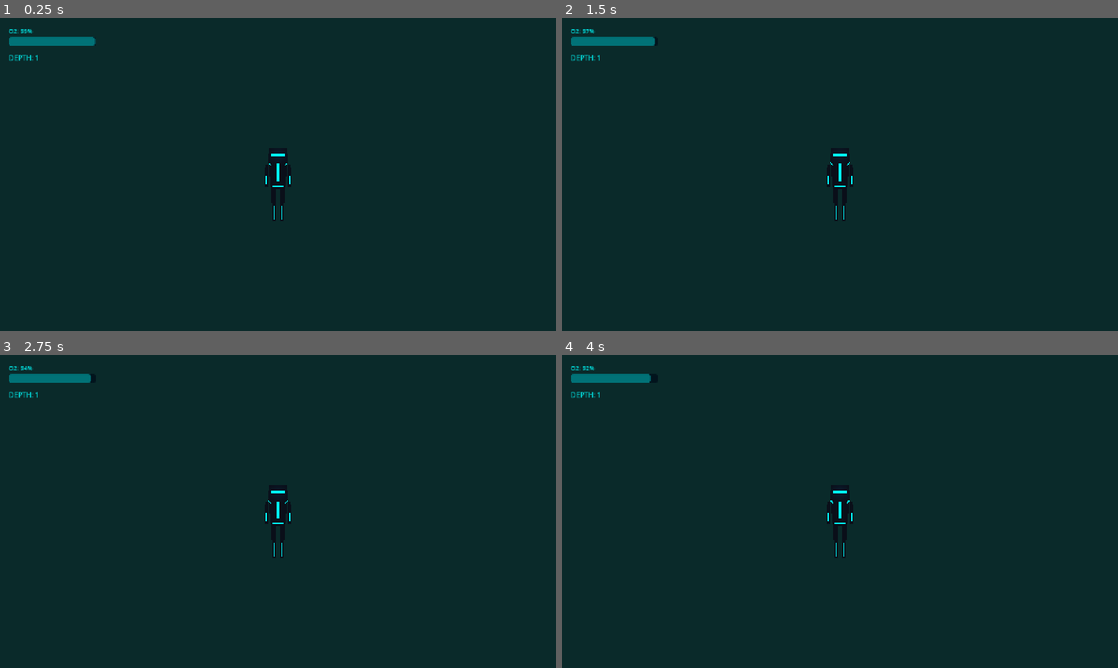
Above: before the commit, frames 1-4 (two rows, left to right).
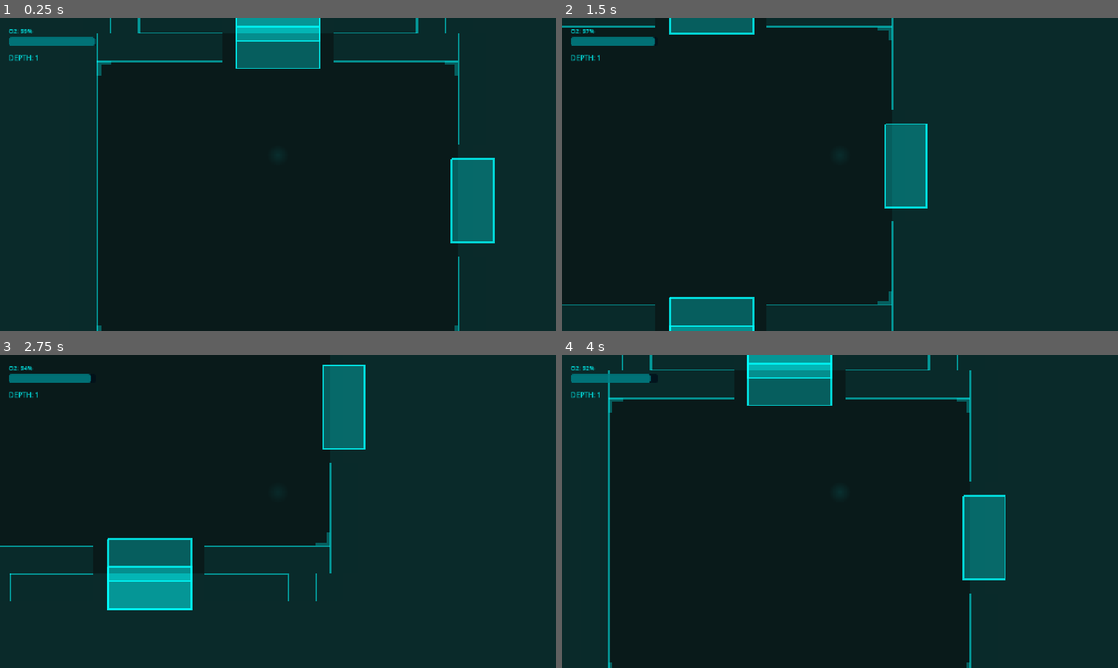
Above: after the commit, the same moments.

Repository: 00Clarity/salvage-theology
Game: Godot game, scene res://scenes/main.tscn
Same seed, same stepped clock (60 frames per second), same inputs: the game is played once before the commit and once after it.
Inputs:
- Up to frame 1 (0.25 s): no input
- Up to frame 2 (1.5 s): tap Enter at 0.5 s; hold D (move_right) 0.53-1.28 s; hold S (move_down) from 1.28 s (still down)
- Up to frame 3 (2.75 s): release S (move_down) at 2.03 s; hold D (move_right) from 2.03 s (still down)
- Up to frame 4 (4 s): tap Space at 2.75 s; release D (move_right) at 2.78 s; hold W (move_up) 2.78-3.53 s; hold A (move_left) from 3.53 s (still down)

The runs differ from the first frame. In frame 1, 5.7% of the frame differs, in the area x 17-89%, y 0-100%; in frame 2, 5.4%; in frame 3, 6.3%, in the area x 0-66%, y 3-82%; in frame 4, 5.8%.
Error before the commit: Parse Error: Cannot infer the type of "side_pos" variable because the value doesn't have a set type. (res://scripts/systems/dungeon_generator.gd:71)

Commit message:
Fix remaining type inference errors and unused variable

Diff:
--- a/scripts/rooms/generated_room.gd
+++ b/scripts/rooms/generated_room.gd
@@ -190,7 +190,6 @@
 	for direction in room_data.doors:
 		var door_pos: Vector2
 		var door_size: Vector2
-		var door_rotation: float = 0.0
 
 		match direction:
 			RoomData.DoorDirection.NORTH:
--- a/scripts/systems/dungeon_generator.gd
+++ b/scripts/systems/dungeon_generator.gd
@@ -68,7 +68,7 @@
 			var room_data: RoomData = rooms[pos]
 			for dir in [RoomData.DoorDirection.NORTH, RoomData.DoorDirection.SOUTH,
 						RoomData.DoorDirection.EAST, RoomData.DoorDirection.WEST]:
-				var side_pos := pos + RoomData.direction_to_vector(dir)
+				var side_pos = pos + RoomData.direction_to_vector(dir)
 				if not rooms.has(side_pos) and randf() < 0.5:
 					var opposite := RoomData.opposite_direction(dir)
 					var required: Array[RoomData.DoorDirection] = [opposite]
@@ -125,7 +125,7 @@
 	# Hide distant rooms (more than 1 step away)
 	for pos in room_instances.keys():
 		var instance: Node2D = room_instances[pos]
-		var distance := abs(pos.x - current_room_pos.x) + abs(pos.y - current_room_pos.y)
+		var distance = abs(pos.x - current_room_pos.x) + abs(pos.y - current_room_pos.y)
 		instance.visible = distance <= 1
 
 func _clear_room_instances() -> void:
